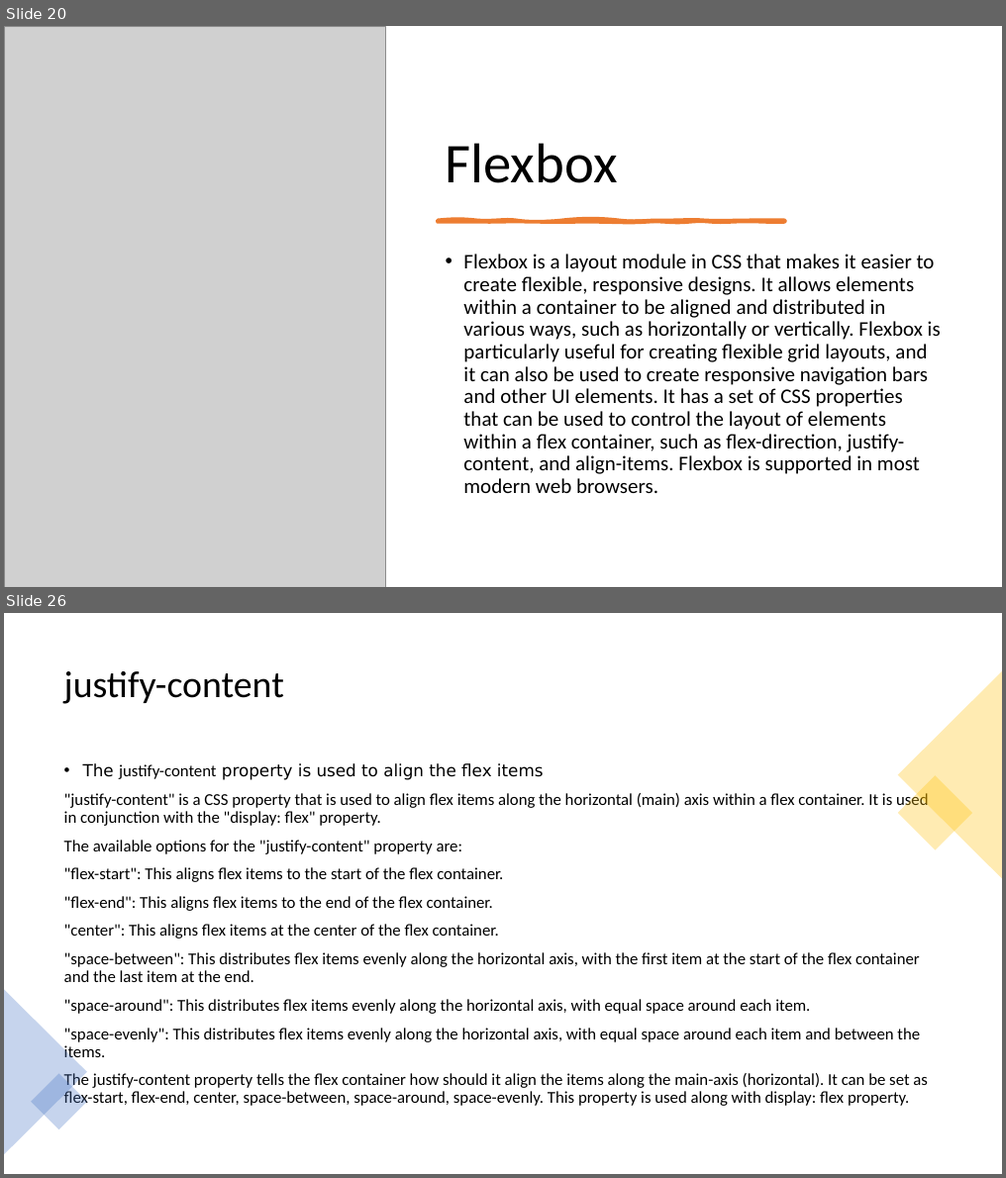
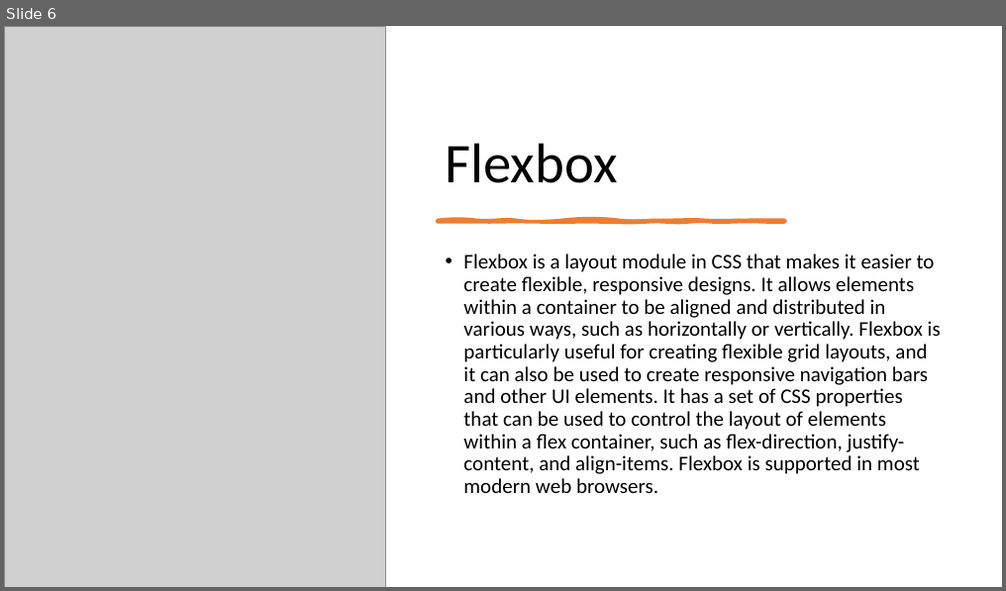
Before and after one commit to 1shaked/full-stack, a slide deck: 5ass/main5.pptx. Shown one above the other, each under a label of ours: slides 20 and 26 before the commit, slide 6 after it; the slides between them are not shown. The pictures are 1006x1178 and 1006x591 pixels, drawn with LibreOffice and Linux fonts; fonts in the diff are those of the drawing; grey boxes stand for pictures. Boxes give left, top, right and bottom in pixels: in the first picture for what was removed or moved away, otherwise in the second. Text is boxed around its words. In the diff, an @@ line names an element or a change of style, - is before the commit and + after.

```diff
--- a/5ass/main5.pptx
+++ b/5ass/main5.pptx
@@ slide 26 removed at (4,613,1002,1174), background #FFFFFF @@
@@ title removed at (64,671,284,704) @@
-justify-content
@@ triangle removed at (898,671,1002,878) @@
@@ text removed at (64,763,928,1108) @@
-• The justify-content property is used to align the flex items
-"justify-content" is a CSS property that is used to align flex items along the horizontal (main) axis within a flex container. It is used in conjunction with the "display: flex" property.
-The available options for the "justify-content" property are:
-"flex-start": This aligns flex items to the start of the flex container.
-"flex-end": This aligns flex items to the end of the flex container.
-"center": This aligns flex items at the center of the flex container.
-"space-between": This distributes flex items evenly along the horizontal axis, with the first item at the start of the flex container and the last item at the end.
-"space-around": This distributes flex items evenly along the horizontal axis, with equal space around each item.
-"space-evenly": This distributes flex items evenly along the horizontal axis, with equal space around each item and between the items.
-The justify-content property tells the flex container how should it align the items along the main-axis (horizontal). It can be set as flex-start, flex-end, center, space-between, space-around, space-evenly. This property is used along with display: flex property.
@@ rectangle removed at (898,775,973,851) @@
@@ triangle removed at (4,989,87,1155) @@
@@ rectangle removed at (31,1073,87,1130) @@
@@ what was slide 20 is now slide 6 @@
```
Also in this commit, not shown: 1 slide changed, 19 slides added, 34 other slides removed, 27 other files.
